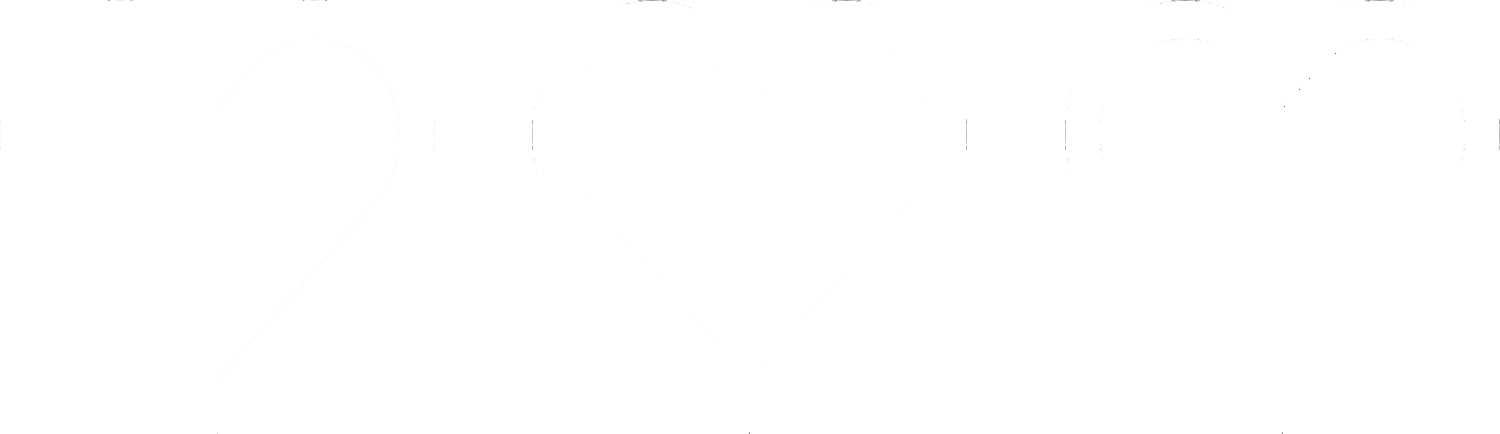
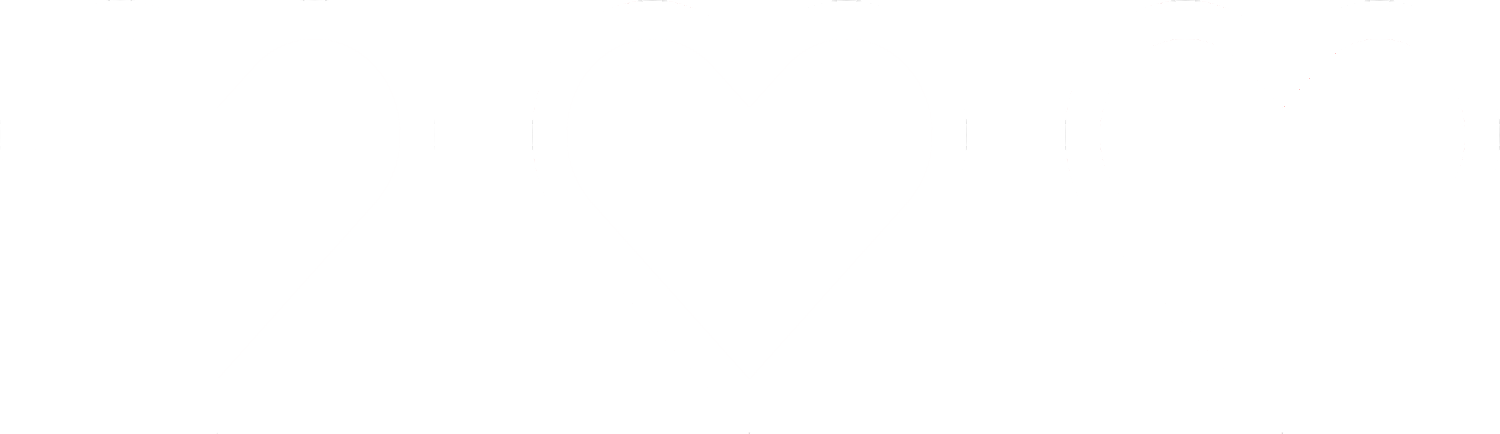
Layer changes from the first w=1500, h=434 image to the second:
"Calque 3": opacity 100% → 28% over [1065, 0, 1500, 434]
"Calque 2": opacity 100% → 28% over [532, 0, 967, 434]
"Calque 1": opacity 100% → 28% over [0, 0, 435, 434]
